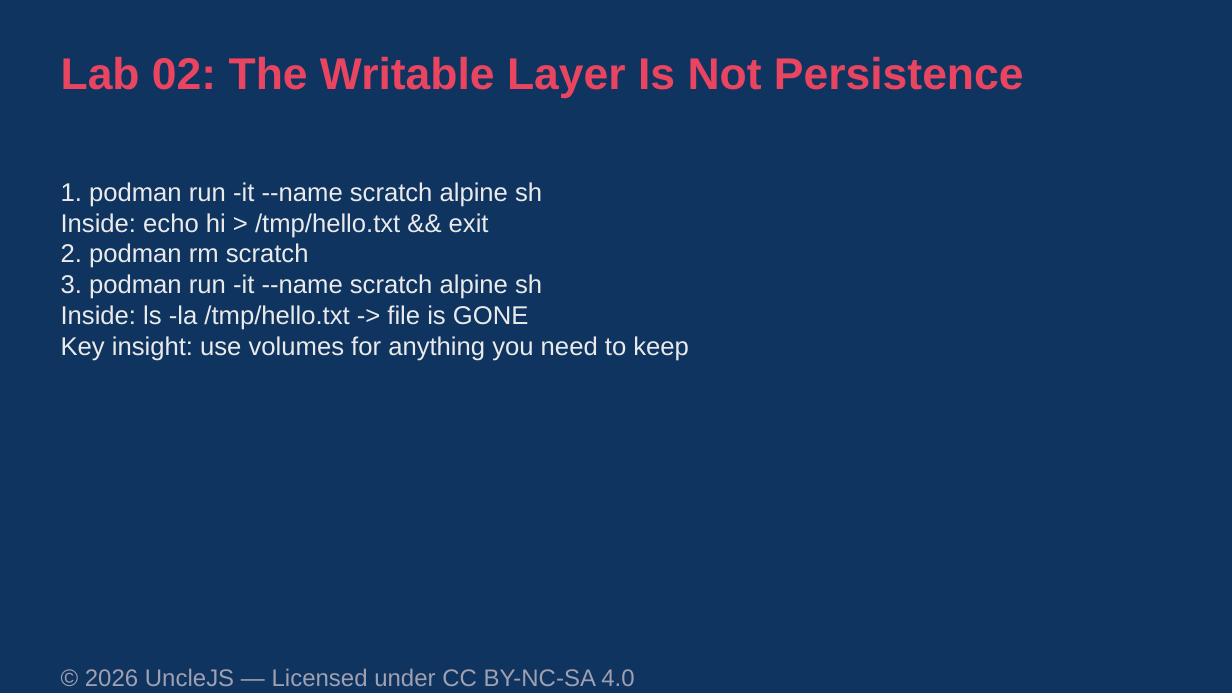
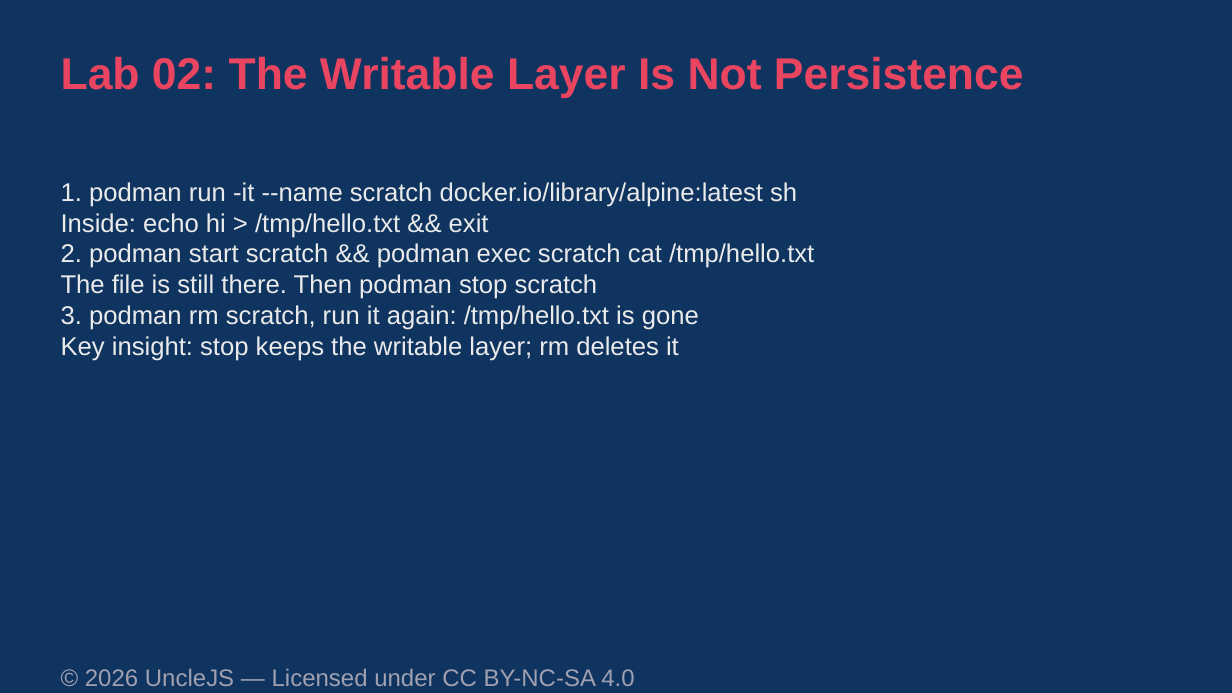
Before and after one commit to UncleJS/course_podman, a slide deck: slide 3 of slides/02-everyday-commands.odp. Drawn at 1232x693 pixels with LibreOffice and Linux fonts; fonts in the diff are those of the drawing. Boxes give left, top, right and bottom in pixels: in the first picture for what was removed or moved away, otherwise in the second. Text is boxed around its words. In the diff, an @@ line names an element or a change of style, - is before the commit and + after.

```diff
--- a/slides/02-everyday-commands.odp
+++ b/slides/02-everyday-commands.odp
@@ text at (x1=61, y1=182, x2=797, y2=207): text changed @@
-1. podman run -it --name scratch alpine sh
+1. podman run -it --name scratch docker.io/library/alpine:latest sh
@@ text at (x1=61, y1=243, x2=814, y2=361): text changed @@
-2. podman rm scratch
-3. podman run -it --name scratch alpine sh
-Inside: ls -la /tmp/hello.txt -> file is GONE
-Key insight: use volumes for anything you need to keep
+2. podman start scratch && podman exec scratch cat /tmp/hello.txt
+The file is still there. Then podman stop scratch
+3. podman rm scratch, run it again: /tmp/hello.txt is gone
+Key insight: stop keeps the writable layer; rm deletes it
```
Also in this commit, not shown: 37 other files.
